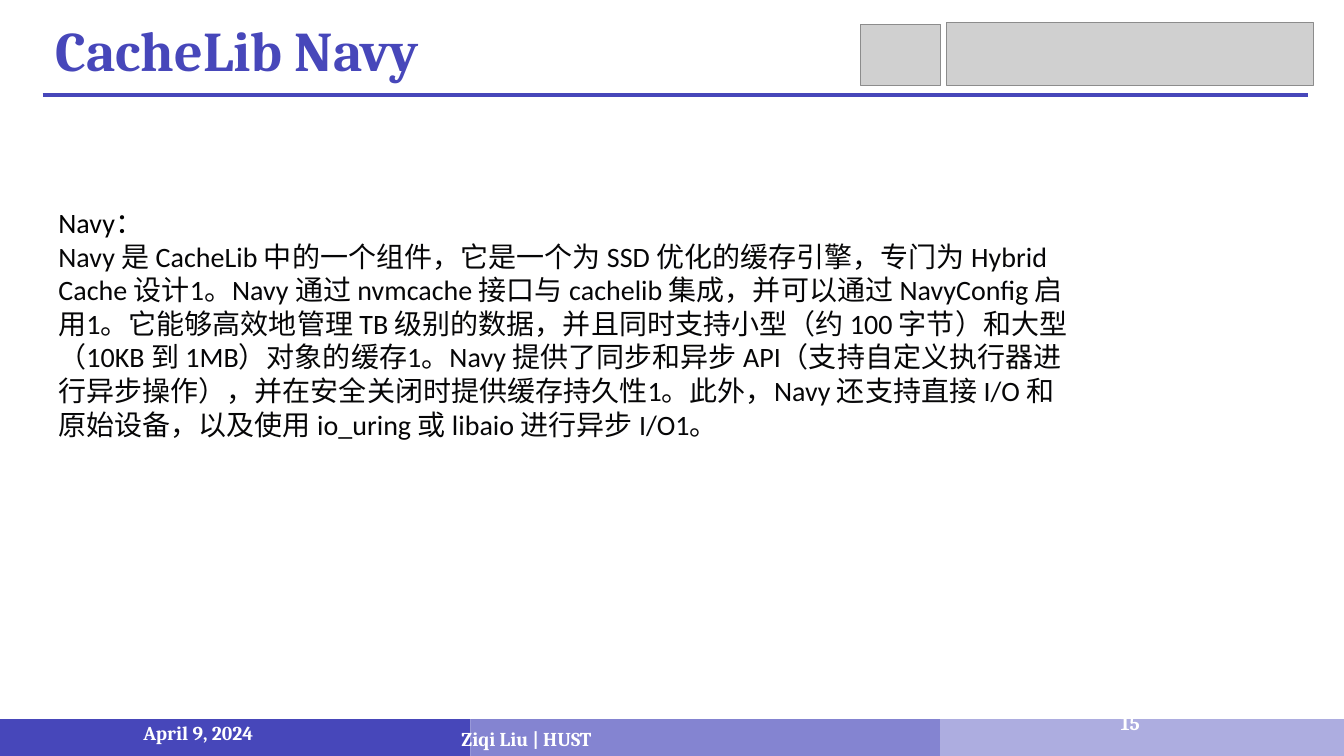
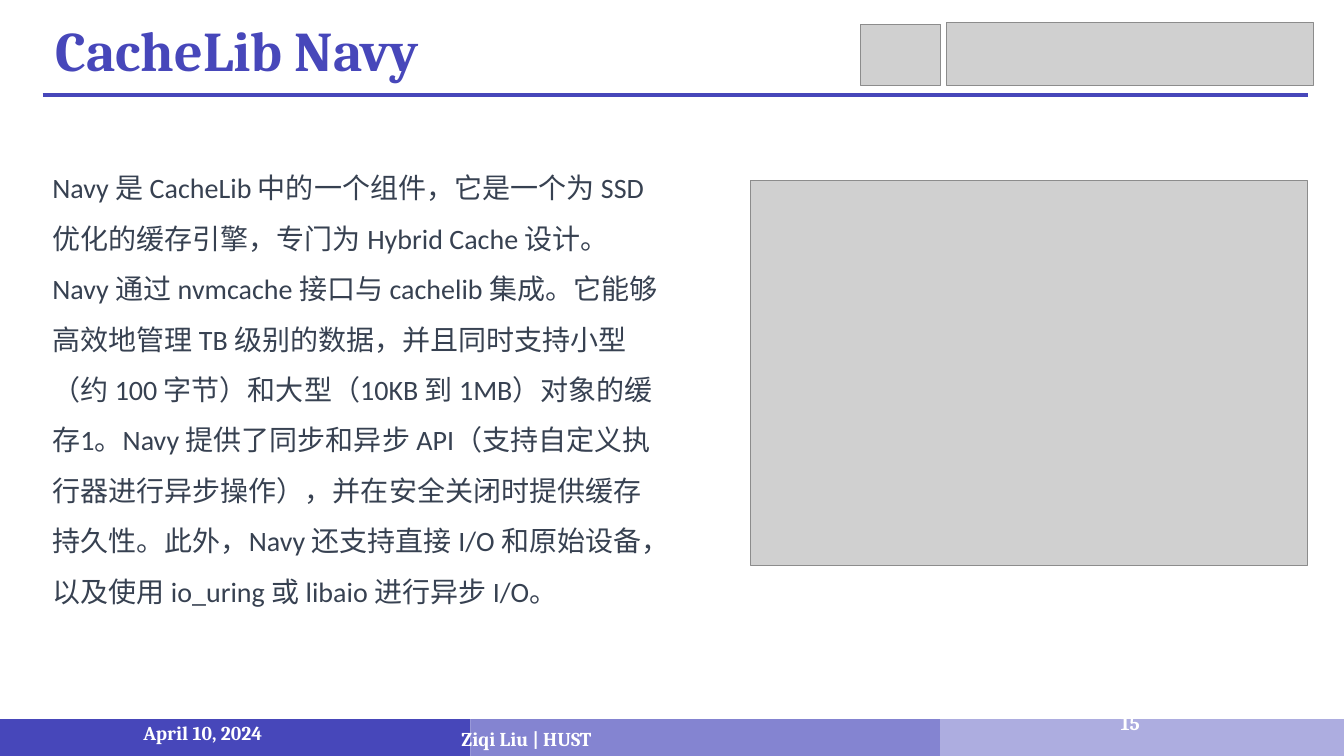
Before and after one commit to LiuziqiOvO/md, a slide deck: slide 15 of Paper/报告/6_4-10汇报.pptx. Drawn at 1344x756 pixels with LibreOffice and Linux fonts; fonts in the diff are those of the drawing; grey boxes stand for pictures. Boxes give left, top, right and bottom in pixels: in the first picture for what was removed or moved away, otherwise in the second. Text is boxed around its words. In the diff, an @@ line names an element or a change of style, - is before the commit and + after.

Commit message:
4-10

```diff
--- a/Paper/报告/6_4-10汇报.pptx
+++ b/Paper/报告/6_4-10汇报.pptx
@@ text at (52, 174, 669, 607): text changed; text colour #060607 to #374151 @@
-Navy：
-Navy 是 CacheLib 中的一个组件，它是一个为 SSD 优化的缓存引擎，专门为 Hybrid Cache 设计1。Navy 通过 nvmcache 接口与 cachelib 集成，并可以通过 NavyConfig 启用1。它能够高效地管理 TB 级别的数据，并且同时支持小型（约 100 字节）和大型（10KB 到 1MB）对象的缓存1。Navy 提供了同步和异步 API（支持自定义执行器进行异步操作），并在安全关闭时提供缓存持久性1。此外，Navy 还支持直接 I/O 和原始设备，以及使用 io_uring 或 libaio 进行异步 I/O1。
+Navy 是 CacheLib 中的一个组件，它是一个为 SSD 优化的缓存引擎，专门为 Hybrid Cache 设计。Navy 通过 nvmcache 接口与 cachelib 集成。它能够高效地管理 TB 级别的数据，并且同时支持小型（约 100 字节）和大型（10KB 到 1MB）对象的缓存1。Navy 提供了同步和异步 API（支持自定义执行器进行异步操作），并在安全关闭时提供缓存持久性。此外，Navy 还支持直接 I/O 和原始设备，以及使用 io_uring 或 libaio 进行异步 I/O。
@@ picture added at (751, 180, 1309, 566) @@
@@ text at (143, 726, 262, 744): text changed @@
-April 9, 2024
+April 10, 2024
```
Also in this commit, not shown: 14 other slides changed.
